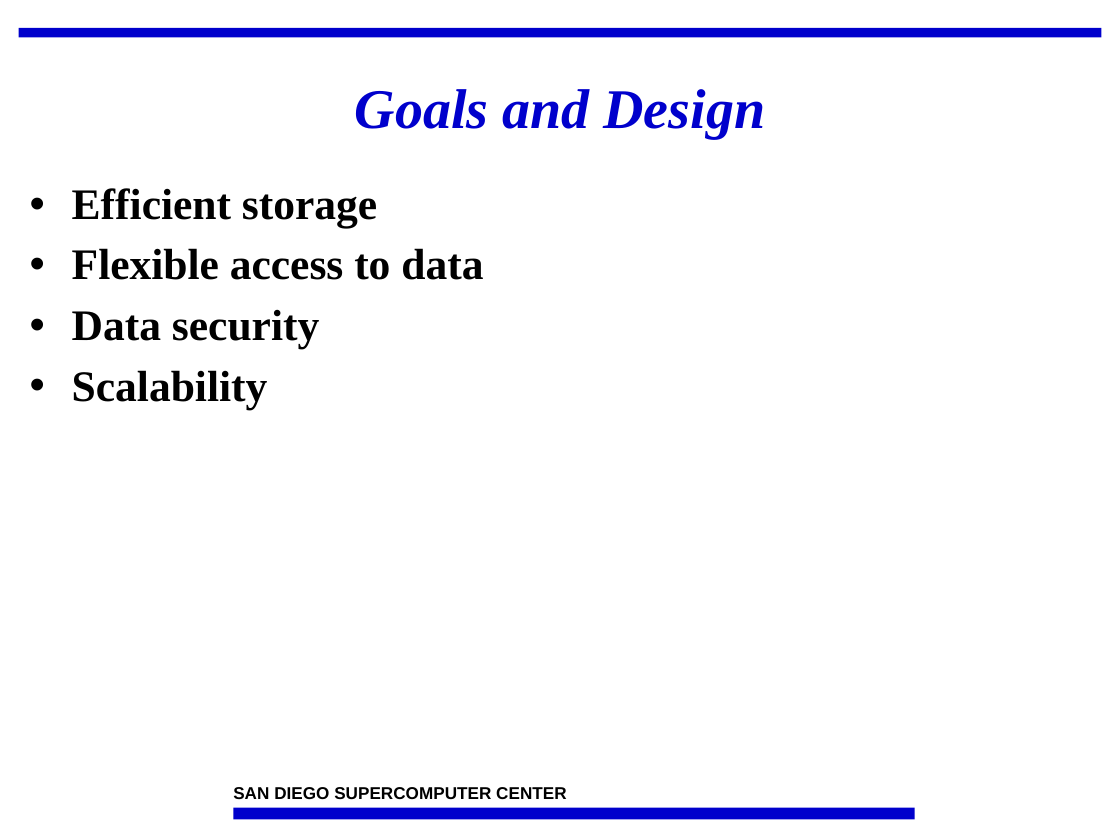
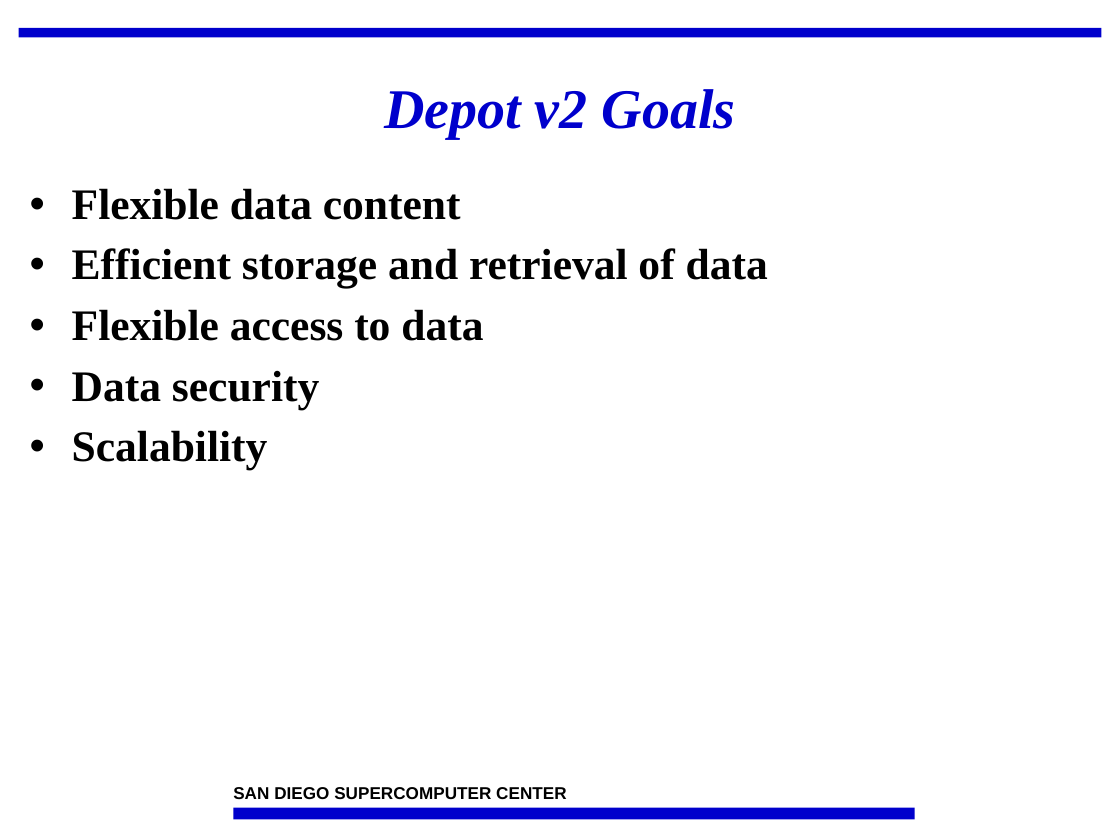
Before and after one commit to IncaProject/inca-xsede, a slide deck: slide 5 of talks/feb-06-workshop/depot.ppt. Drawn at 1120x840 pixels with LibreOffice and Linux fonts; fonts in the diff are those of the drawing; background and template pictures are left out. Boxes give left, top, right and bottom in pixels: in the first picture for what was removed or moved away, otherwise in the second. Text is boxed around its words. In the diff, an @@ line names an element or a change of style, - is before the commit and + after.

```diff
--- a/talks/feb-06-workshop/depot.ppt
+++ b/talks/feb-06-workshop/depot.ppt
@@ title at (x1=384, y1=89, x2=736, y2=139): text changed @@
-Goals and Design
+Depot v2 Goals
@@ text at (x1=72, y1=188, x2=768, y2=288): text changed @@
-• Efficient storage
+• Flexible data content
+• Efficient storage and retrieval of data
```
Also in this commit, not shown: 6 other slides changed, 2 slides added, 1 slide removed.
